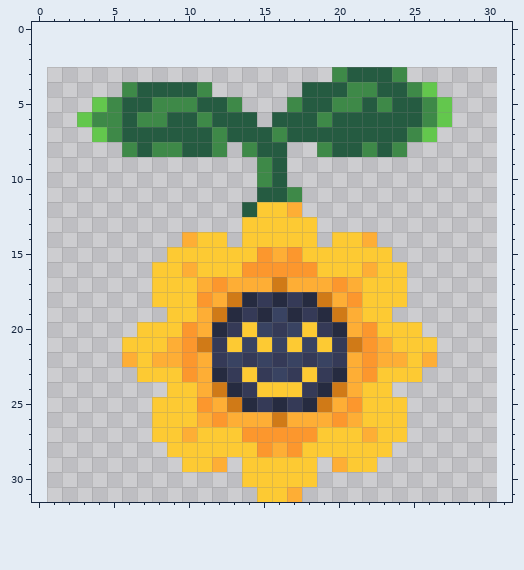
One commit to this pixel-art sprite: assets/flower0.png. Above is the file before it was changed.
The file is 30x30 pixels. The old version is drawn lined up with the new one, on the new canvas.
The same view after the edit:
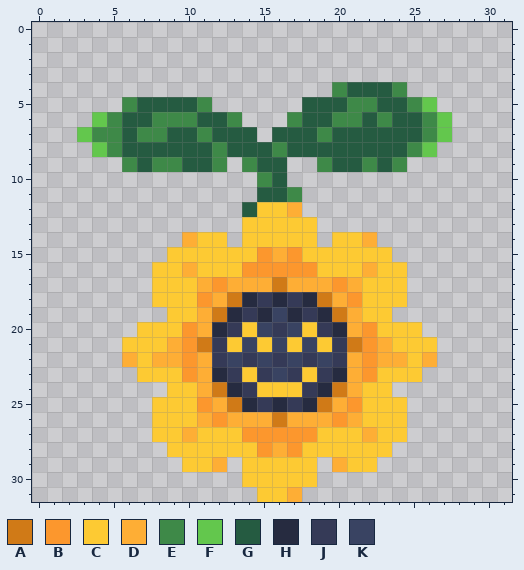
Palette (. is transparent): A #d07a17  B #fc972d  C #fdca33  D #feae35  E #3e8948  F #63c74d  G #255b41  H #262b40  J #353a57  K #394362
From old to new:
canvas 30x30 -> 32x32, the old top-left corner now at 1,3 (the part of the old canvas that was cut away was empty and is not shown)
@@ x 0..31 @@
  2 ................................
- 3 ....................EGGGE.......
- 4 ......EGGGGE......GGGEEGGEF.....
- 5 ....FEGGEEEGGE...EGGEEGEGGEF....
- 6 ...FEEGEEGGEGGG.GGGEGGGGGGEF....
- 7 ....FEGGGGGGEGGGEGGGGGGGGEF.....
- 8 ......EGEEGGE.EGG..EGGEGE.......
- 9 ...............EG...............
+ 3 ................................
+ 4 ....................EGGGE.......
+ 5 ......EGGGGE......GGGEEGGEF.....
+ 6 ....FEGGEEEGGE...EGGEEGEGGEF....
+ 7 ...FEEGEEGGEGGG.GGGEGGGGGGEF....
+ 8 ....FEGGGGGGEGGGEGGGGGGGGEF.....
+ 9 ......EGEEGGE.EGG..EGGEGE.......
 10 ...............EG...............
Where, in picture pixels (left, top, right, bottom), the same in both pictures:
changed: (77, 67, 452, 172)
